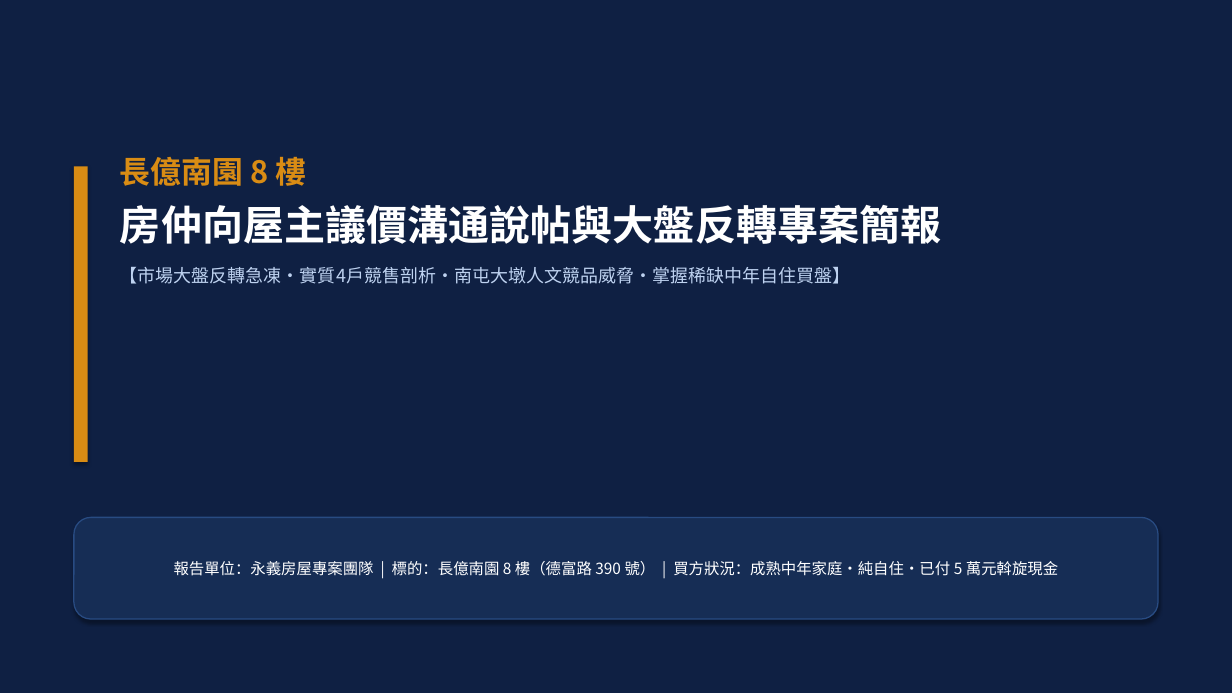
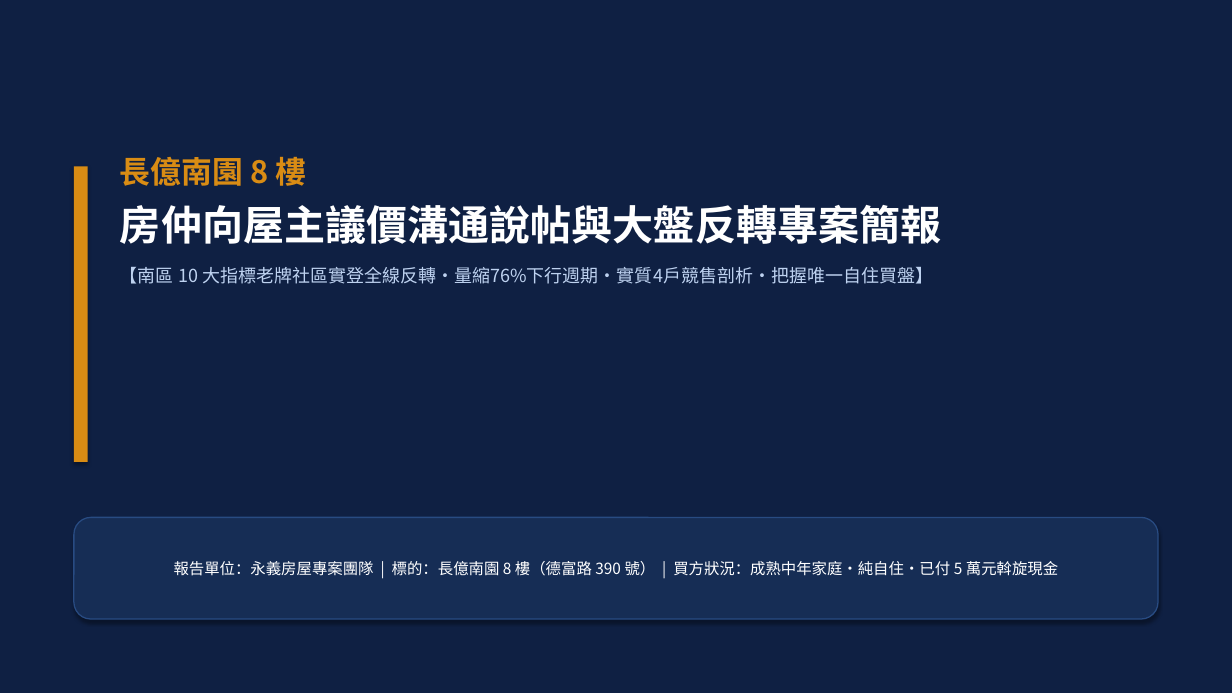
Before and after one commit to derekhcw168/taichung-house-hunting, a slide deck: slide 1 of 長億南園8樓/長億南園8樓_房仲向屋主議價說服簡報.pptx. Drawn at 1232x693 pixels with LibreOffice and Linux fonts; fonts in the diff are those of the drawing. Boxes give left, top, right and bottom in pixels: in the first picture for what was removed or moved away, otherwise in the second. Text is boxed around its words. In the diff, an @@ line names an element or a change of style, - is before the commit and + after.

Commit message:
簡報與Word檔案完整納入南區10大指標社區實價登錄反轉走勢圖與深度剖析

```diff
--- a/長億南園8樓/長億南園8樓_房仲向屋主議價說服簡報.pptx
+++ b/長億南園8樓/長億南園8樓_房仲向屋主議價說服簡報.pptx
@@ text at box(120, 267, 933, 284): text changed @@
-【市場大盤反轉急凍・實質4戶競售剖析・南屯大墩人文競品威脅・掌握稀缺中年自住買盤】
+【南區 10 大指標老牌社區實登全線反轉・量縮76%下行週期・實質4戶競售剖析・把握唯一自住買盤】
```
Also in this commit, not shown: 7 other slides changed, 7 slides added, 5 slides removed, 9 other files.
